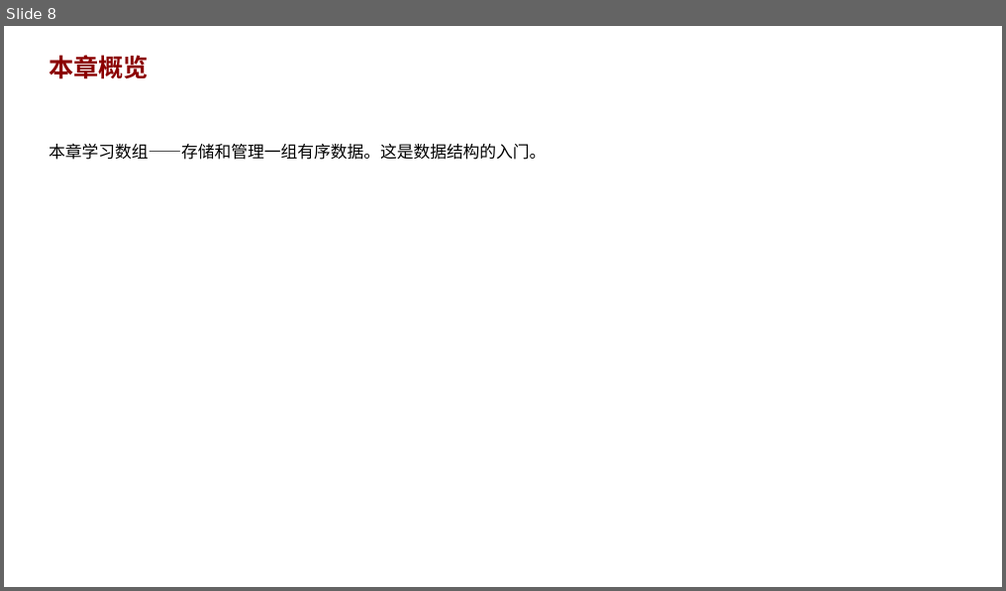
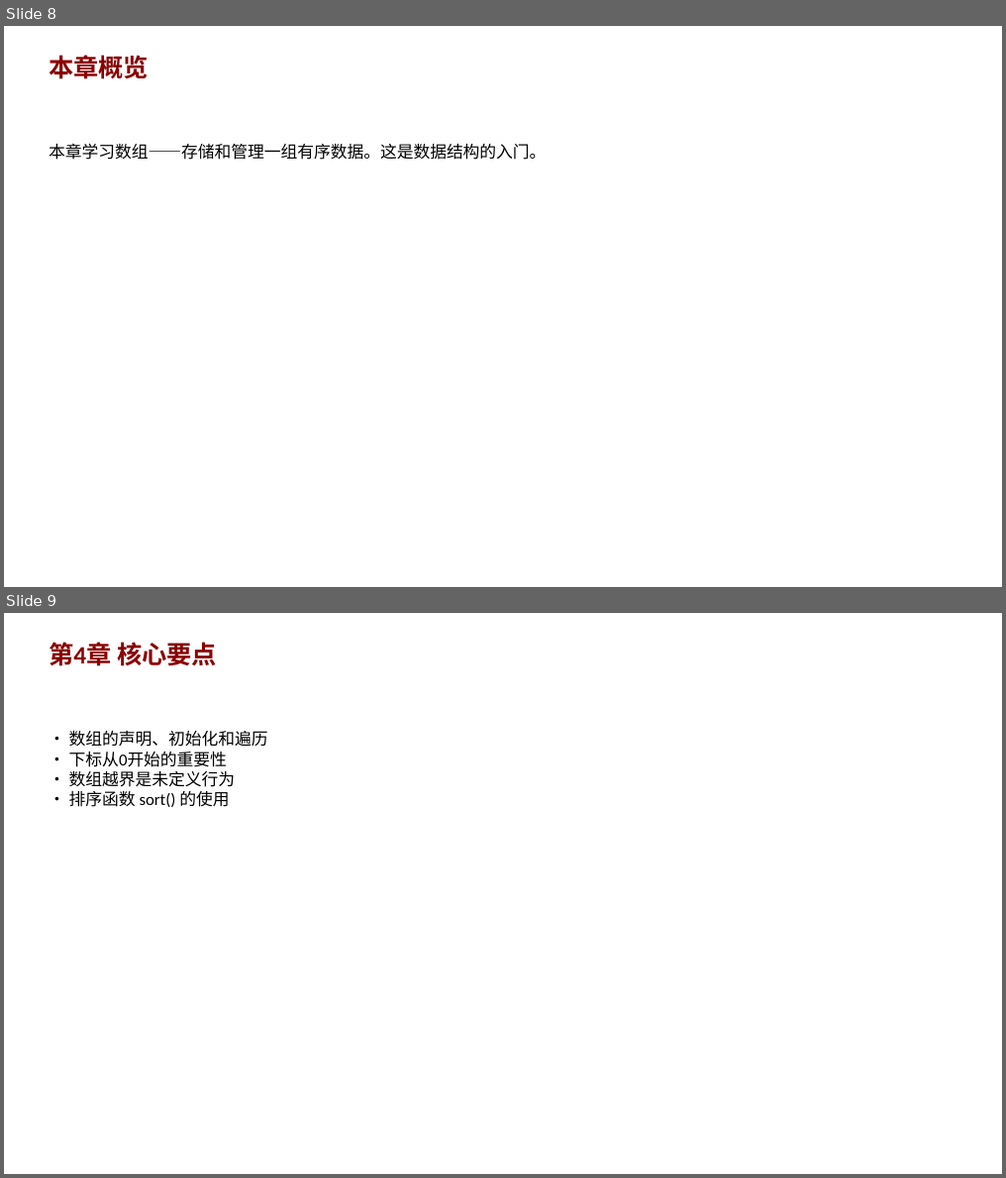
Before and after one commit to AndyLishengrui/trae-coding-course, a slide deck: textbook/ppt/chapter04_ppt.pptx. Shown one above the other, each under a label of ours: slide 8 before the commit, slides 8 and 9 after it. The pictures are 1006x591 and 1006x1178 pixels, drawn with LibreOffice and Linux fonts; fonts in the diff are those of the drawing. Boxes give left, top, right and bottom in pixels: in the first picture for what was removed or moved away, otherwise in the second. Text is boxed around its words. In the diff, an @@ line names an element or a change of style, - is before the commit and + after.

Commit message:
v6.9: PPT章节专属小结 + 验证修复
PPT改进：
- 15个PPT从8页扩充到9页
- 最后一页添加章节专属核心要点（4条）
- PPT第2轮验证通过

教材迭代进度：
- 叙事改进：Ch1-3 ✅, Ch4-6 ✅, Ch12-15 进行中
- 解题思路丰富：11个关键问题 ✅
- 复杂度分析：168题 ✅
- 难度标记：168题 ✅
- PPT验证：2/3轮 ✅

```diff
--- a/textbook/ppt/chapter04_ppt.pptx
+++ b/textbook/ppt/chapter04_ppt.pptx
@@ slide 9 added at [4, 613, 1002, 1174], background #FFFFFF @@
@@ text added at [49, 642, 217, 666], 24 pt, text #8B0000, bold @@
+第4章 核心要点
@@ text added at [69, 731, 268, 807], 16 pt, text #000000 @@
+• 数组的声明、初始化和遍历
+• 下标从0开始的重要性
+• 数组越界是未定义行为
+• 排序函数 sort() 的使用
```
Also in this commit, not shown: 1 slide changed, 20 other files.
